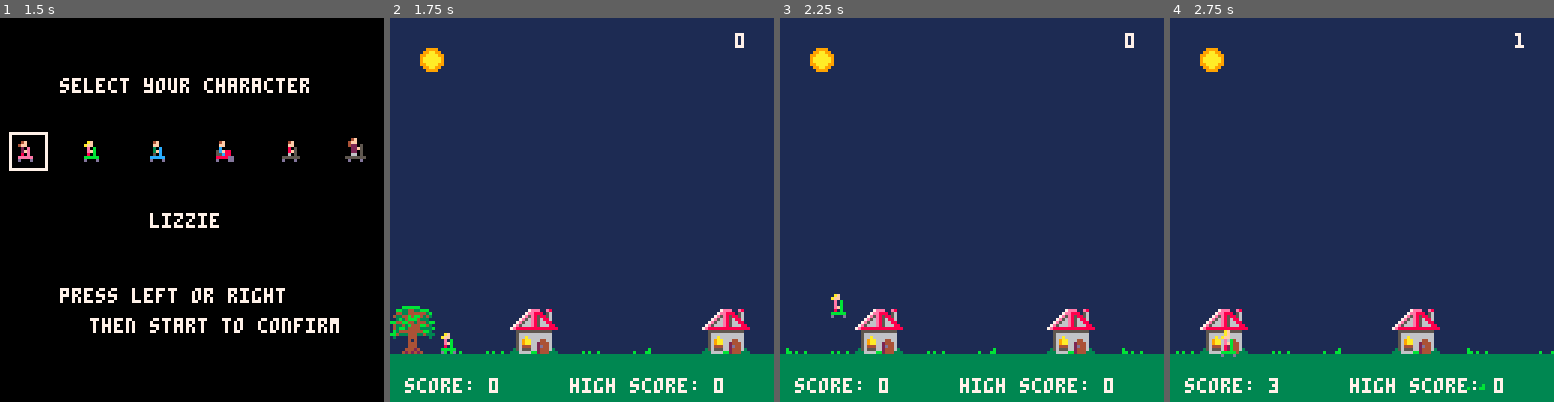
Above: before the commit, frames 1-4 (left to right).
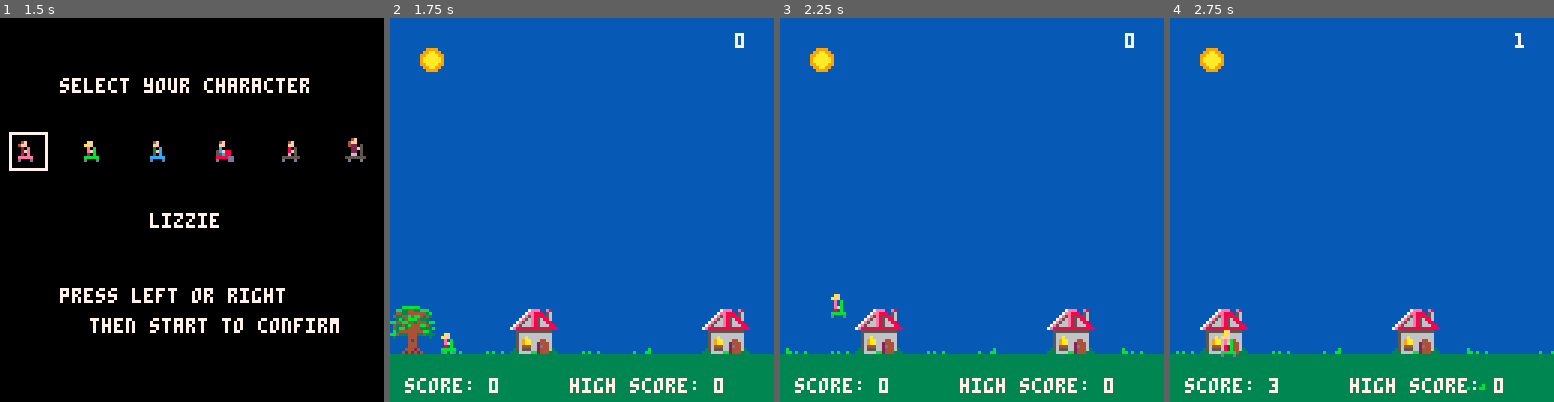
Above: after the commit, the same moments.

Repository: Dads-Games/rainbowriders
Game: PICO-8 cartridge rainbowriders.p8
Same seed, same stepped clock (60 frames per second), same inputs: the game is played once before the commit and once after it.
Inputs:
- Up to frame 1 (1.5 s): tap O (Z key) at 0.7 s
- Up to frame 2 (1.75 s): hold Right from 1.6 s (still down); tap O (Z key) at 1.7 s
- Up to frame 3 (2.25 s): release Right at 2.1 s; tap O (Z key) at 2.1 s
- Up to frame 4 (2.75 s): hold Right from 2.47 s (still down); tap O (Z key) at 2.5 s

Frame 1 is identical in both runs. In frame 2, 84% of the frame differs, in the area x 0-100%, y 0-88%; in frame 3, 85%; in frame 4, 85%.

Commit message:
deploy: e47466f0fa965d526d4b13c9adcf47d0a891133c

Diff:
--- a/rainbowriders.p8
+++ b/rainbowriders.p8
@@ -141,17 +141,17 @@
 00999900000000000055555555555500005555555555555555555555555555000cccccccccccccc0000000000000000000000000000000000000000000000000
 099aa99000000000005666666666660000566666666666666666666666666600cc7c7c7c777c77cc000000000000000000000000000000000000000000000000
 99aaaa990000000000566a66666666000056e888888888888888888888888600cc7c7c7c7c7c7c7c000000000000000000000000000000000000000000000000
-9aaaaaa90000000000569aa6664466000056eddddd8668dddd8dddd8dddd8600cc7c777c7c7c77cc000000766000000085666666666666000000000000000000
-9aaaaaa90000000000569aa6624446000056eddddd8668dddd8dddd8dddd8600cc7c7c7c777c7ccc000006666660000e85de888888558ed00000000000000000
-99aaaa99000000000056444662d446000056ed5d5d8668dddd8dddd8dddd8600ccccccc8ccccc8cc076666666666660085dddddddddddd000000000000000000
-099aa9900000000003565556624446300356eddddd8666636666366663666630cccccccc8ccc8ccc06dddddddddddd0000055500000000000000000000000000
-00999900000000003336666bb24443333336eddddd86663336633366333663330dddddddd888ddd000000dddddd5000000555000000000000000000000000000
-0000000000000000000000000000000000000000000000000000000000000000000000000000000000000000005550000ddd0000000000000000000000000000
-0000000000000000000000000000000000000000000000000000000000000000000000000000000000000000000555000ddd0000000000000000000000000000
-00000000000000000000000000000000000000000000000000000000000000000000000000000000000000000066666666666660000000000000000000000000
-000000000000000000000000000000000000000000000000000000000000000000000000000000000000000006dede8888edd000000000000000000000000000
-00000000000000000000000000000000000000000000000000000000000000000000000000000000000000000ddddddddddd0000000000000000000000000000
-00000000000000000000000000000000000000000000000000000000000000000000000000000000000000000055555555000000000000000000000000000000
+9aaaaaa90000000000569aa6664466000056eddddd8668dddd8dddd8dddd8600cc7c777c7c7c77cc000000000000000000000000000000000000000000000000
+9aaaaaa90000000000569aa6624446000056eddddd8668dddd8dddd8dddd8600cc7c7c7c777c7ccc000000000000000000000000000000000000000000000000
+99aaaa99000000000056444662d446000056ed5d5d8668dddd8dddd8dddd8600ccccccc8ccccc8cc000000000000000000000000000000000000000000000000
+099aa9900000000003565556624446300356eddddd8666636666366663666630cccccccc8ccc8ccc000000000000000000000000000000000000000000000000
+00999900000000003336666bb24443333336eddddd86663336633366333663330dddddddd888ddd0000000000000000000000000000000000000000000000000
+00000000000000000000000000000000000000000000000000000000000000000000000000000000000000000000000000000000000000000000000000000000
+00000000000000000000000000000000000000000000000000000000000000000000000000000000000000000000000000000000000000000000000000000000
+00000000000000000000000000000000000000000000000000000000000000000000000000000000000000000000000000000000000000000000000000000000
+00000000000000000000000000000000000000000000000000000000000000000000000000000000000000000000000000000000000000000000000000000000
+00000000000000000000000000000000000000000000000000000000000000000000000000000000000000000000000000000000000000000000000000000000
+00000000000000000000000000000000000000000000000000000000000000000000000000000000000000000000000000000000000000000000000000000000
 00000000000000000000000000000000000000000000000000000000000000000000000000000000000000000000000000000000000000000000000000000000
 00000000000000000000000000000000000000000000000000000000000000000000000000000000000000000000000000000000000000000000000000000000
 00000000000000000000000000000000000000000000000000000000000000000000000000000000000000000000000000000000000000000000000000000000
@@ -325,111 +325,60 @@
 
 
 __map__
-4041000000525300000000000052530000000000005253000040410000000000000000404100525300000000000000005455565700006a6b6c6d00000000000000000000000000000000000000000000000000000000000000000000000000000000000000000000000000000000000000000000000000000000000000000000
-505145004662630046004700006263004500004700626300465051004500004647464550514562634547000046466869646566674647007b7c0047460000000000000000000000000000000000000000000000000000000000000000000000000000000000000000000000000000000000000000000000000000000000000000
-…(106 lines of a section not shown)…
+4041000000525300000000000052530000000000005253000040410000000000000000404100525300000000000000005455565700000048490044004a4b00004c4d0060000000000000000000000000000000000000000000000000000000000000000000000000000000000000000000000000000000000000000000000000
+5051450046626300460047000062630045000047006263004650510045000046474645505145626345470000464668696465666746470058590047465a5b000000000000000000000000000000000000000000000000000000000000000000000000000000000000000000000000000000000000000000000000000000000000
+…(55 lines of a section not shown)…
--- a/src/screens/character_select.lua
+++ b/src/screens/character_select.lua
@@ -8,17 +8,14 @@
     function character_select_controller()
         if btnp(0) then
             selected_char = max(1, selected_char - 1)
-            sfx(60) -- character switching sfx
         elseif btnp(1) then
             selected_char = min(#char_names, selected_char + 1)
-            sfx(60) -- character switching sfx
         end
 
         -- Confirm selection and start game
         if btnp(4) then
             player.sprite = selected_char
             state.screen = screens.game
-            sfx(59) -- character selected sfx
             music(26, 0, 0)
         end
     end
--- a/src/screens/game.lua
+++ b/src/screens/game.lua
@@ -43,7 +43,7 @@
 
             -- Player jump
             if btnp(4) and player.on_ground then
-                sfx(62)
+                sfx(4)
                 player.dy = player.jump_strength
                 player.on_ground = false
             end
@@ -75,11 +75,7 @@
             if spawn_timer > spawn_interval + rnd(180) then
                 spawn_timer = 0
                 if not state.debug_mode then
-                    sprite_obstacle = flr(rnd(12)) + 192
-                    if sprite_obstacle == 192 then
-                        sfx(61) -- play poop sfx for poop spawn
-                    end
-                    add(obstacles, {x = 128, y = 104, width = 8, height = flr(rnd(8) + 16), sprite = sprite_obstacle})
+                    add(obstacles, {x = 128, y = 104, width = 8, height = flr(rnd(8) + 16), sprite = flr(rnd(12)) + 192})
                 end
             end
 
@@ -98,7 +94,7 @@
                     player.x + 8 > obstacle.x and
                     player.y < obstacle.y + obstacle.height and
                     player.y + 8 > obstacle.y then
-                    music(-1) -- game over track
+                    music(1, 0, 0)
                     state.screen = screens.game_over
                     del(obstacles, obstacle)
                 end
@@ -134,8 +130,12 @@
     end
 
     function game_view ()
+        -- color palette hack for a brighter blue background
+        pal({[0]=0,140,2,3,4,5,6,7,8,9,10,11,12,13,14,15},1)
+
         -- Draw sky
         rectfill(0, 0, 127, 127, 1)
+        --pal()
         -- Draw map as background
         map(0, 0, background_x, background_y, background_n/8, 16)
         map(0, 0, background_x - background_n, background_y, background_n/8, 16)
Not shown, changed: the music (__music__) section of rainbowriders.p8
Not shown, changed: the sound effects (__sfx__) section of rainbowriders.p8
Not shown, changed: rainbowriders.js
